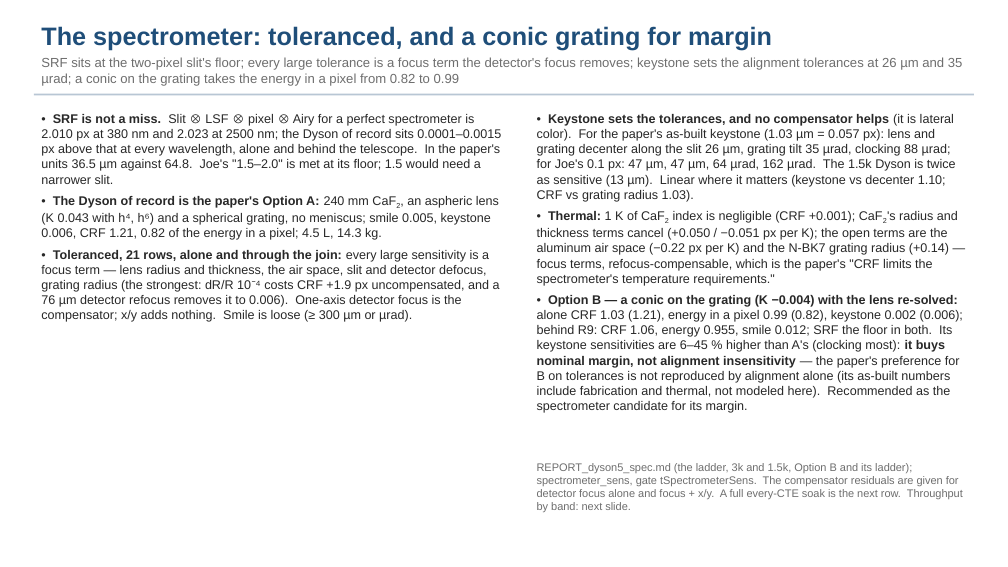
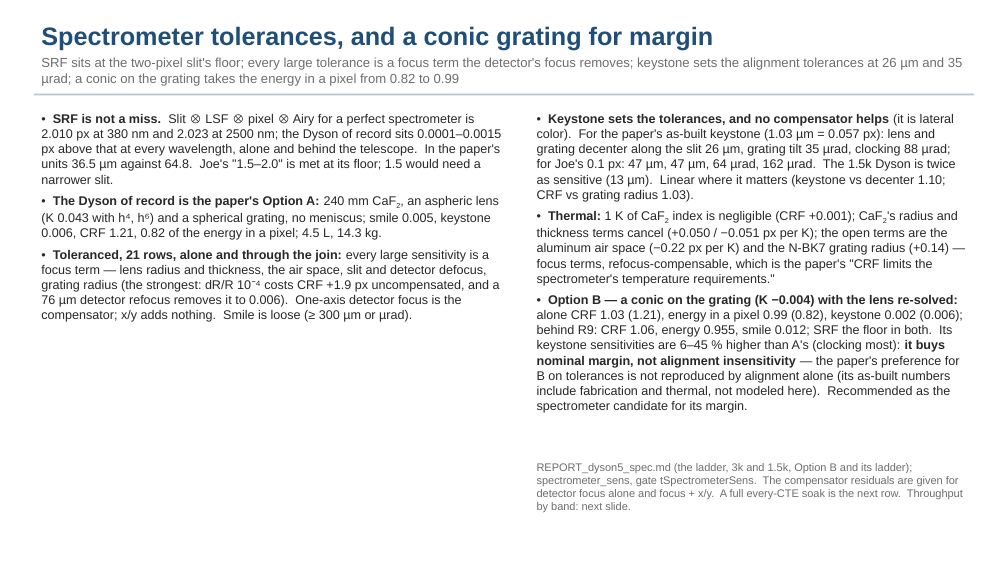
Before and after one commit to nasa-jpl/macos, a slide deck: slide 15 of demo_session/deck_dyson_3k.pptx. Drawn at 1008x567 pixels with LibreOffice and Linux fonts; fonts in the diff are those of the drawing. Boxes give left, top, right and bottom in pixels: in the first picture for what was removed or moved away, otherwise in the second. Text is boxed around its words. In the diff, an @@ line names an element or a change of style, - is before the commit and + after.

```diff
--- a/demo_session/deck_dyson_3k.pptx
+++ b/demo_session/deck_dyson_3k.pptx
@@ text at (41,26,713,51): text changed @@
-The spectrometer: toleranced, and a conic grating for margin
+Spectrometer tolerances, and a conic grating for margin
```
Also in this commit, not shown: 6 other slides changed, 1 other file.
